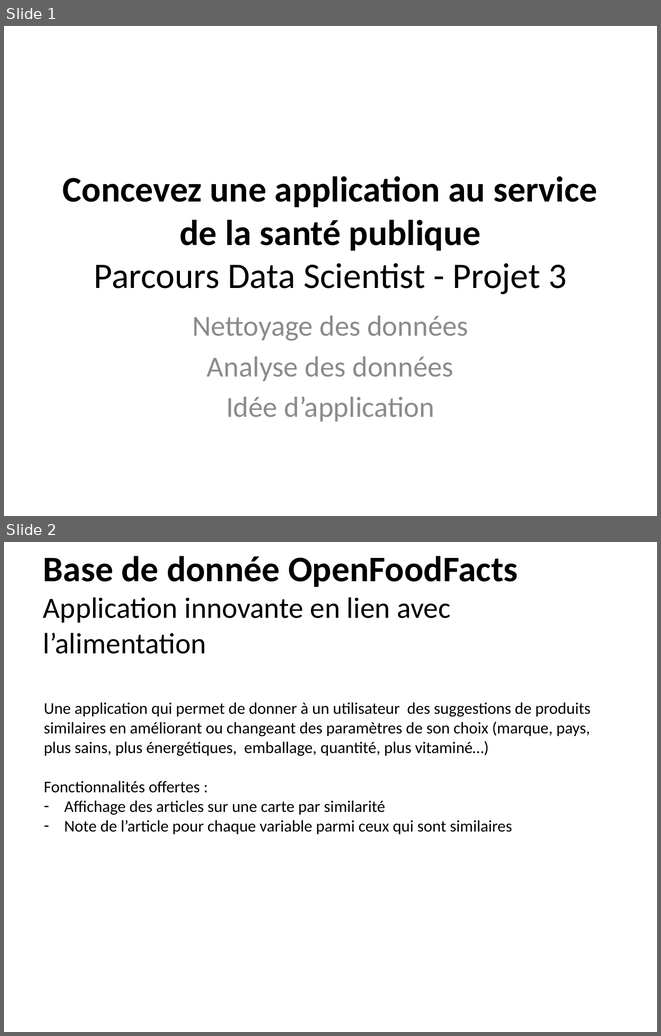
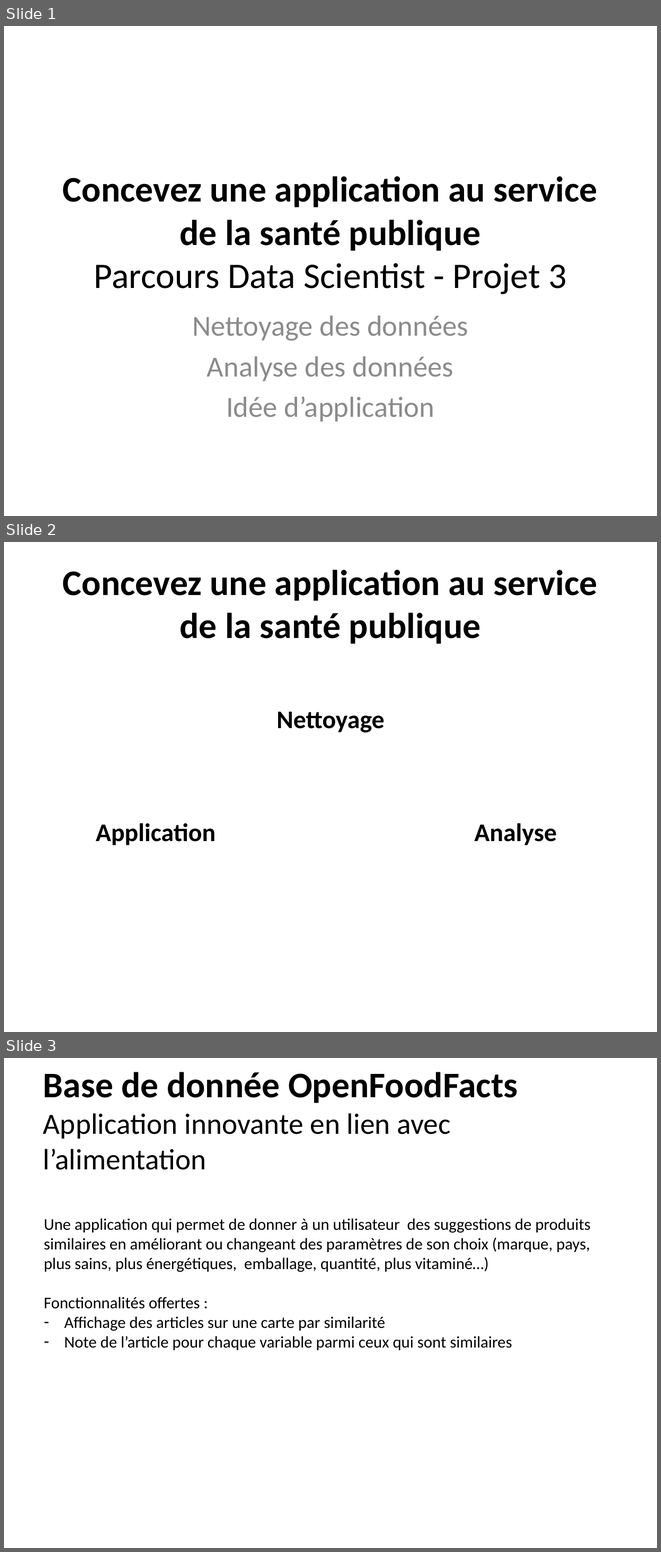
Before and after one commit to SmellyArmure/OC_DS_Project3, a slide deck: SOUTENANCE/Projet3.pptx. Shown one above the other, each under a label of ours: slides 1 and 2 before the commit, slides 1, 2 and 3 after it. The pictures are 661x1036 and 661x1552 pixels, drawn with LibreOffice and Linux fonts; fonts in the diff are those of the drawing. Boxes give left, top, right and bottom in pixels: in the first picture for what was removed or moved away, otherwise in the second. Text is boxed around its words. In the diff, an @@ line names an element or a change of style, - is before the commit and + after.

```diff
--- a/SOUTENANCE/Projet3.pptx
+++ b/SOUTENANCE/Projet3.pptx
@@ slide 2 added at box(4, 542, 657, 1032), background #FFFFFF @@
@@ title added at box(63, 570, 598, 644), 39.6 pt, text #000000, bold @@
+Concevez une application au service de la santé publique
@@ text added at box(276, 712, 384, 732), 28 pt, text #000000, bold @@
+Nettoyage
@@ text added at box(96, 823, 215, 845), 28 pt, text #000000, bold @@
+Application
@@ text added at box(474, 823, 557, 845), 28 pt, text #000000, bold @@
+Analyse
@@ what was slide 2 is now slide 3 @@
```
Also in this commit, not shown: 1 slide changed, 18 other slides added, 10 other files.
